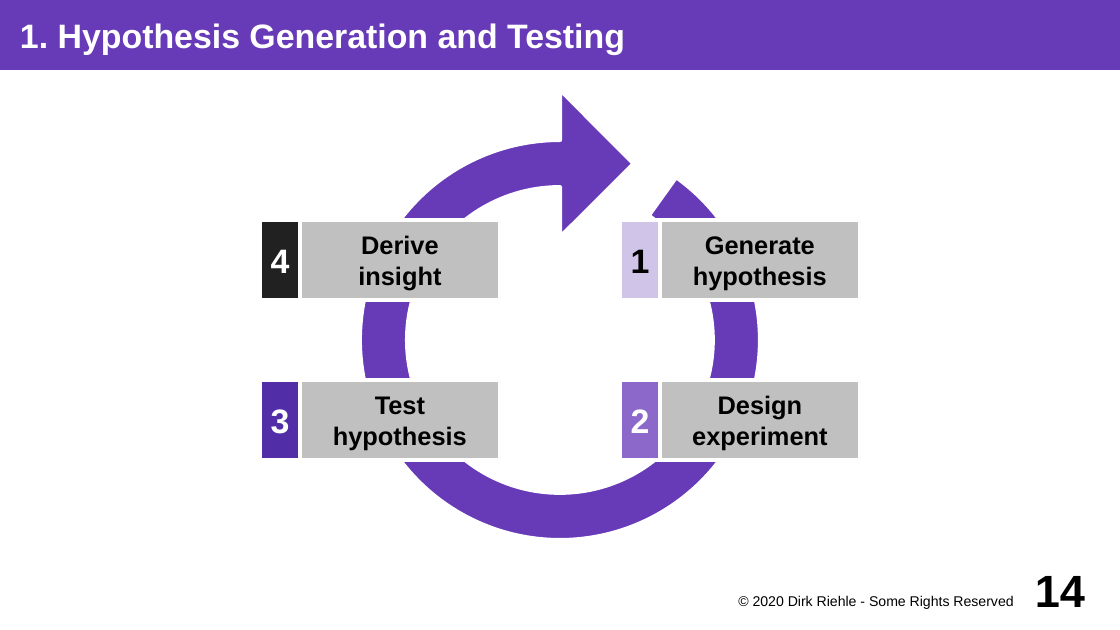
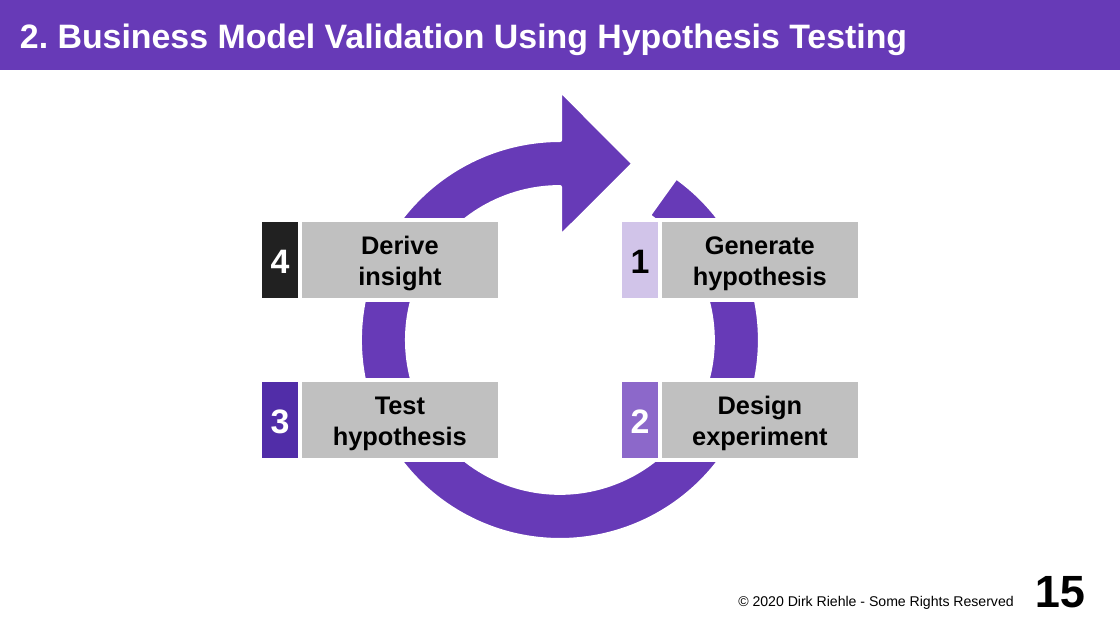
Before and after one commit to dirkriehle/coss-course, a slide deck: slide 15 of Lecture slides/COSS D01 - Software Startups.odp (slide 14 before the commit). Drawn at 1120x630 pixels with LibreOffice and Linux fonts; fonts in the diff are those of the drawing. Boxes give left, top, right and bottom in pixels: in the first picture for what was removed or moved away, otherwise in the second. Text is boxed around its words. In the diff, an @@ line names an element or a change of style, - is before the commit and + after.

Commit message:
Fixes to startup slide deck; in particular pulled theory building before validation

```diff
--- a/Lecture slides/COSS D01 - Software Startups.odp
+++ b/Lecture slides/COSS D01 - Software Startups.odp
@@ title at [20,23,907,55]: text changed @@
-1. Hypothesis Generation and Testing
+2. Business Model Validation Using Hypothesis Testing
@@ page number at [1035,576,1085,608]: text changed @@
-14
+15
```
Also in this commit, not shown: 14 other slides changed, 3 other files.
